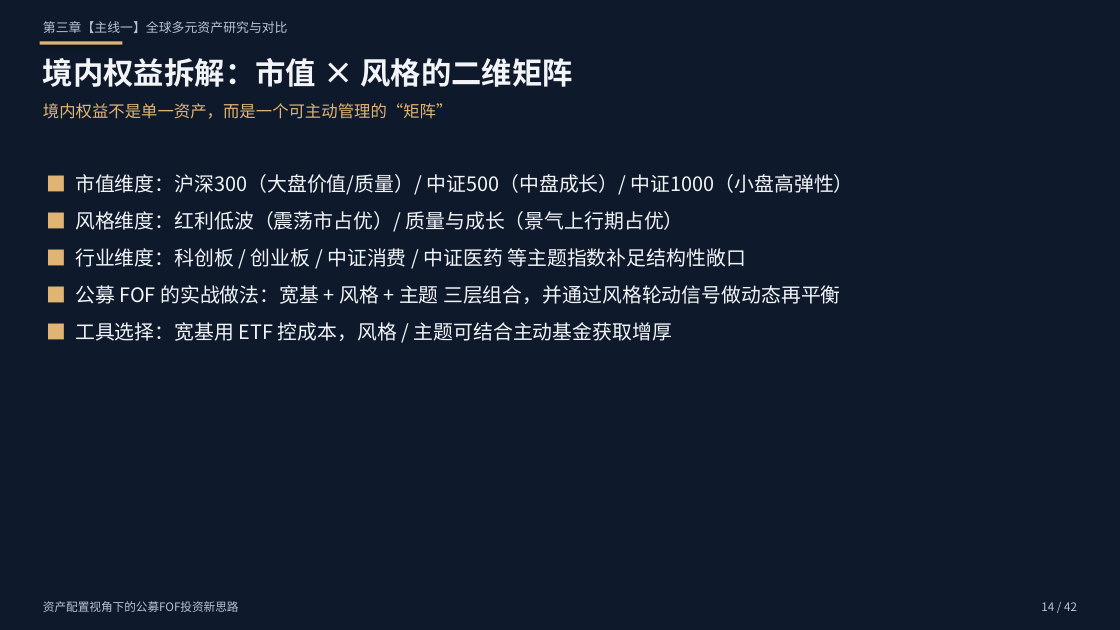
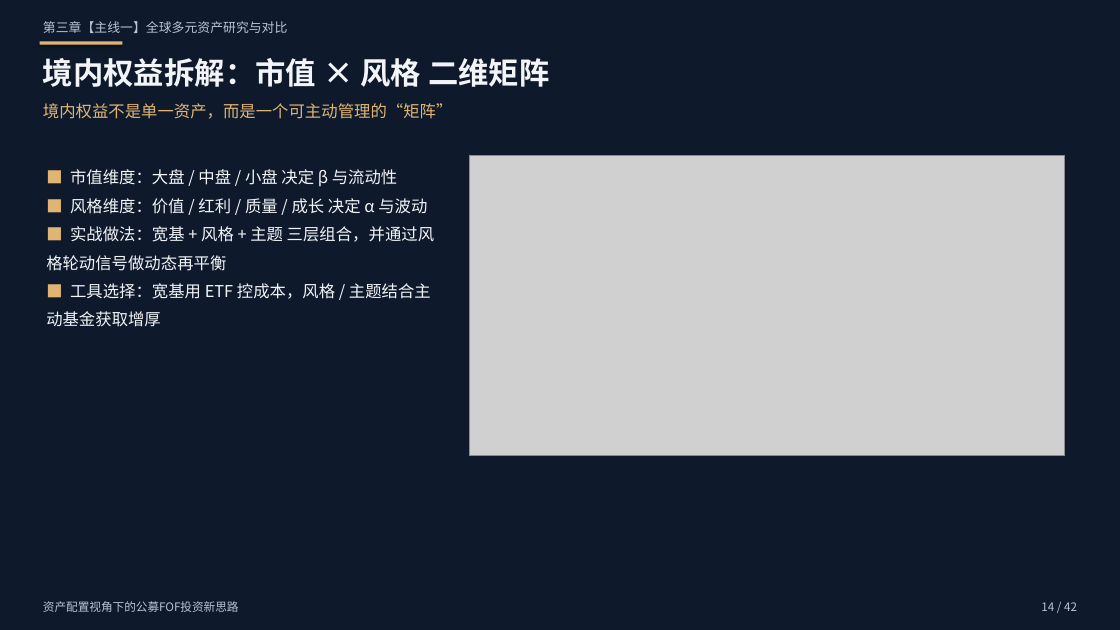
Before and after one commit to xuchendu-web/GGSDDU, a slide deck: slide 14 of output/FOF资产配置新思路.pptx. Drawn at 1120x630 pixels with LibreOffice and Linux fonts; fonts in the diff are those of the drawing; grey boxes stand for pictures. Boxes give left, top, right and bottom in pixels: in the first picture for what was removed or moved away, otherwise in the second. Text is boxed around its words. In the diff, an @@ line names an element or a change of style, - is before the commit and + after.

```diff
--- a/output/FOF资产配置新思路.pptx
+++ b/output/FOF资产配置新思路.pptx
@@ text at (43,58,549,87): text changed @@
-境内权益拆解：市值 × 风格的二维矩阵
+境内权益拆解：市值 × 风格 二维矩阵
@@ text at (46,169,434,327): text changed; size 17 to 14 pt @@
-■ 市值维度：沪深300（大盘价值/质量）/ 中证500（中盘成长）/ 中证1000（小盘高弹性）
-■ 风格维度：红利低波（震荡市占优）/ 质量与成长（景气上行期占优）
-■ 行业维度：科创板 / 创业板 / 中证消费 / 中证医药 等主题指数补足结构性敞口
-■ 公募 FOF 的实战做法：宽基 + 风格 + 主题 三层组合，并通过风格轮动信号做动态再平衡
-■ 工具选择：宽基用 ETF 控成本，风格 / 主题可结合主动基金获取增厚
+■ 市值维度：大盘 / 中盘 / 小盘 决定 β 与流动性
+■ 风格维度：价值 / 红利 / 质量 / 成长 决定 α 与波动
+■ 实战做法：宽基 + 风格 + 主题 三层组合，并通过风格轮动信号做动态再平衡
+■ 工具选择：宽基用 ETF 控成本，风格 / 主题结合主动基金获取增厚
@@ picture added at (470,155,1065,456) @@
```
Also in this commit, not shown: 9 other slides changed, 13 other files.
